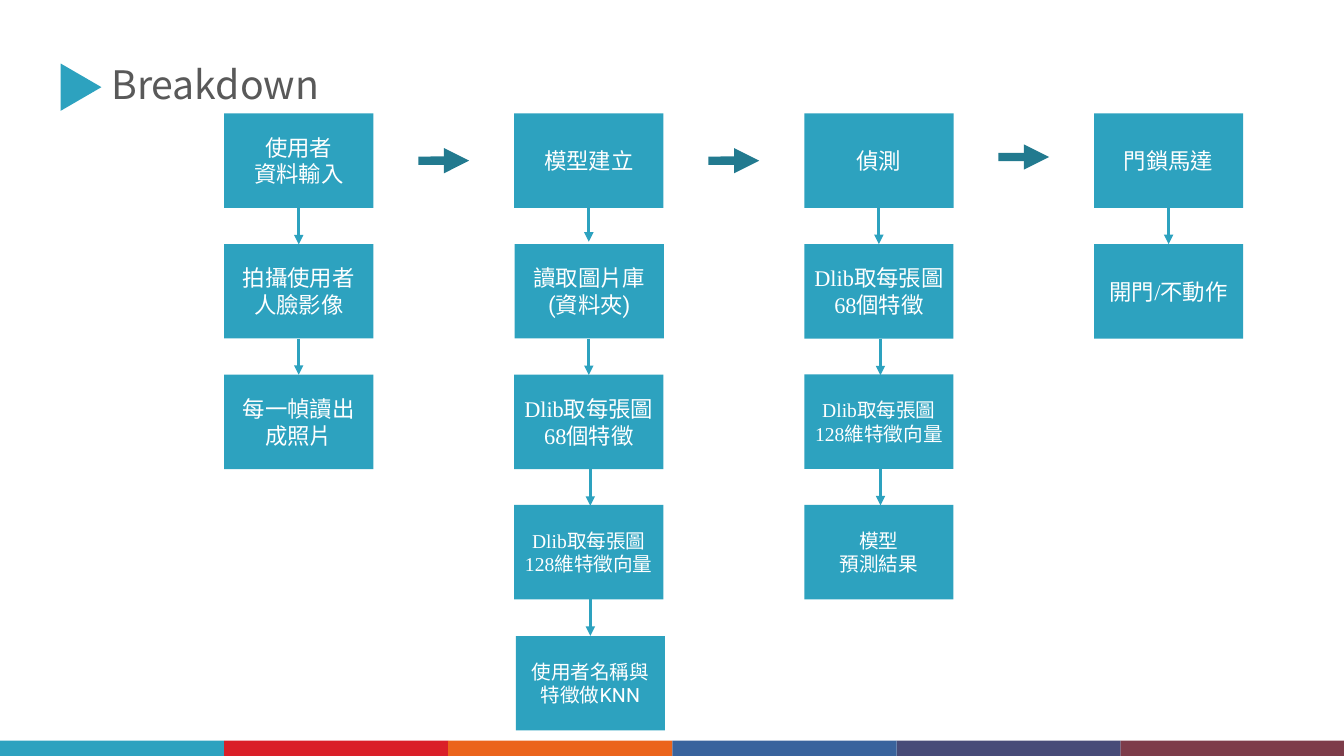
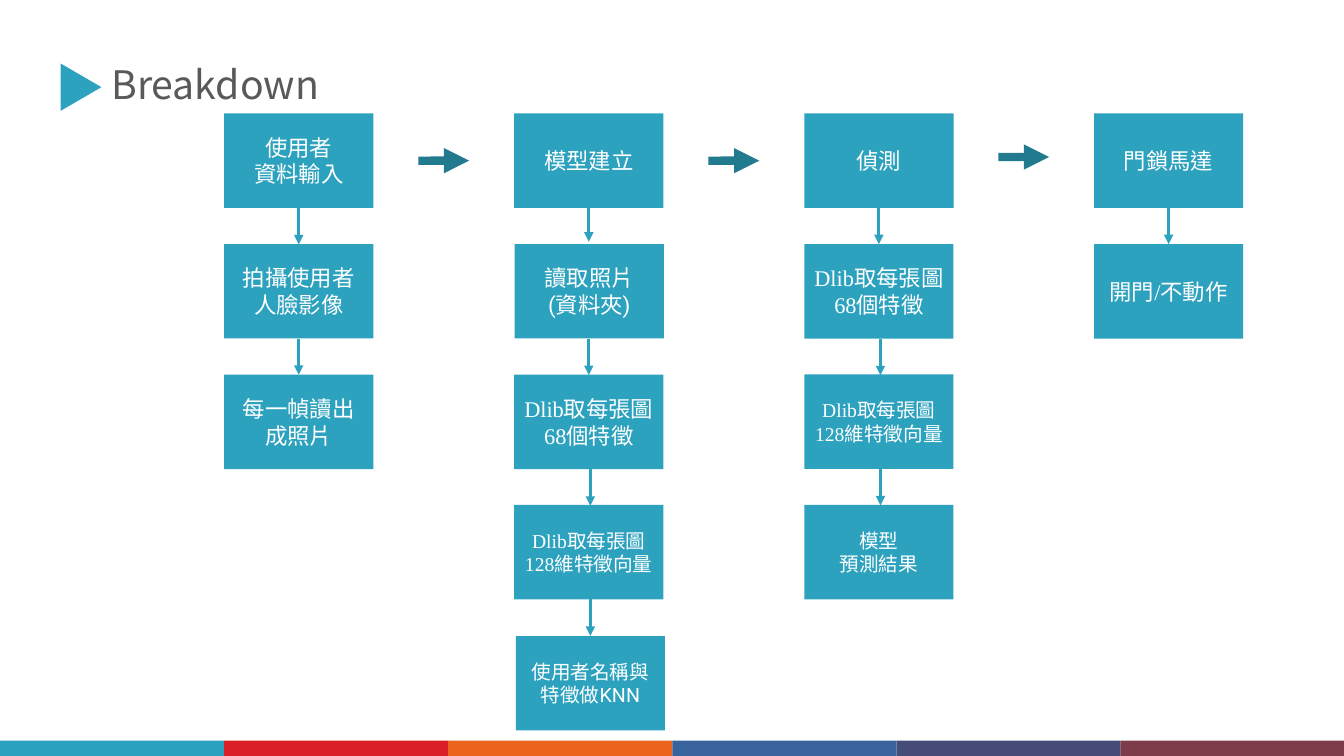
Before and after one commit to JiangXiu01/1091-EmbeddedImageProcessing, a slide deck: slide 6 of 期中報告/1092嵌入式影像_期中報告202105071338.pptx. Drawn at 1344x756 pixels with LibreOffice and Linux fonts; fonts in the diff are those of the drawing. Boxes give left, top, right and bottom in pixels: in the first picture for what was removed or moved away, otherwise in the second. Text is boxed around its words. In the diff, an @@ line names an element or a change of style, - is before the commit and + after.

Commit message:
報告更新

```diff
--- a/期中報告/1092嵌入式影像_期中報告202105071338.pptx
+++ b/期中報告/1092嵌入式影像_期中報告202105071338.pptx
@@ text in rectangle at (x1=545, y1=267, x2=634, y2=288): text changed @@
-讀取圖片庫
+讀取照片
```
